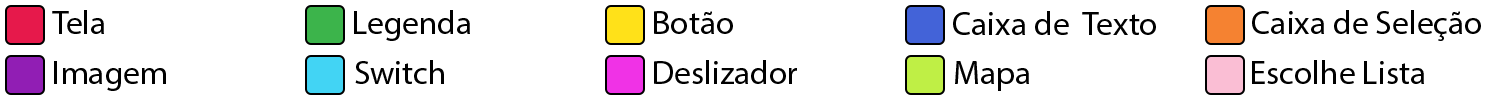
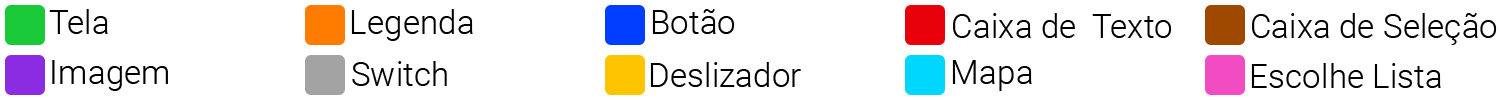
Layers edited between the first and the second (1500, 100) image:
painted on "Escolhe Lista" over [1251, 60, 1441, 88]
painted on "Rectangle 1" (1st of 10, in "Group 1 copy 5") over [1205, 55, 1245, 95]
painted on "Mapa" over [952, 60, 1032, 91]
painted on "Rectangle 1" (2nd of 10, in "Group 1 copy 5") over [905, 55, 945, 95]
painted on "Deslizador" over [650, 60, 801, 87]
painted on "Rectangle 1" (3rd of 10, in "Group 1 copy 5") over [605, 55, 645, 95]
painted on "Switch" over [352, 60, 447, 86]
painted on "Rectangle 1" (4th of 10, in "Group 1 copy 5") over [305, 55, 345, 95]
painted on "Imagem" over [52, 60, 168, 91]
painted on "Rectangle 1" (5th of 10, in "Group 1 copy 5") over [5, 55, 45, 95]
painted on "Caixa de Seleção" over [1252, 10, 1497, 45]
painted on "Rectangle 1" (6th of 10, in "Group 1 copy 4") over [1205, 5, 1245, 45]
painted on "Caixa de Texto" over [953, 11, 1172, 38]
painted on "Rectangle 1" (7th of 10, in "Group 1 copy 3") over [905, 5, 945, 45]
painted on "Botão" over [652, 9, 735, 34]
painted on "Rectangle 1" (8th of 10, in "Group 1 copy 2") over [605, 5, 645, 45]
painted on "Legenda" over [351, 9, 473, 41]
painted on "Rectangle 1" (9th of 10, in "Group 1 copy") over [305, 5, 345, 45]
painted on "Tela" over [49, 9, 108, 34]
painted on "Rectangle 1" (10th of 10, in "Group 1") over [5, 5, 45, 45]
